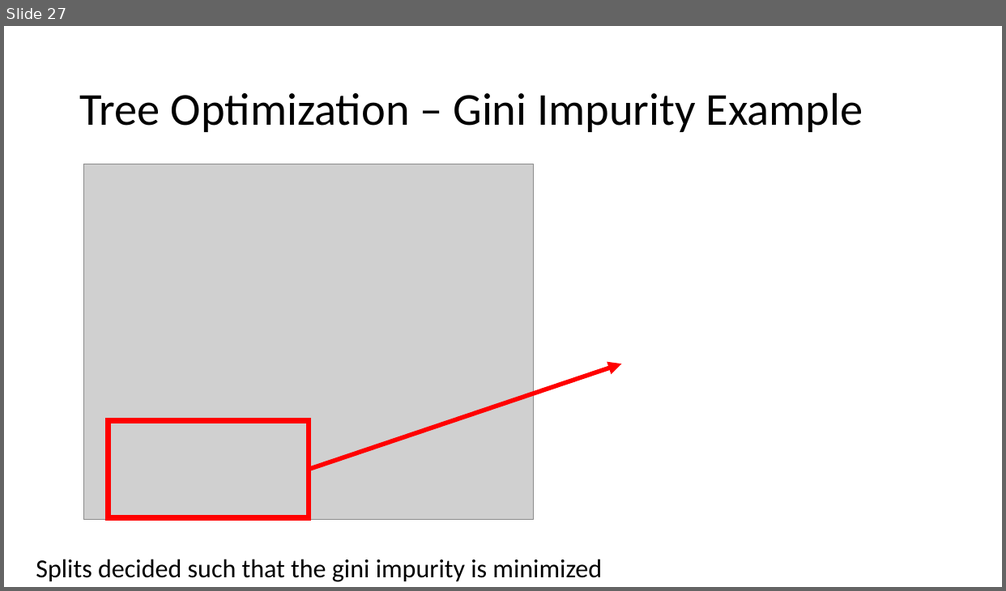
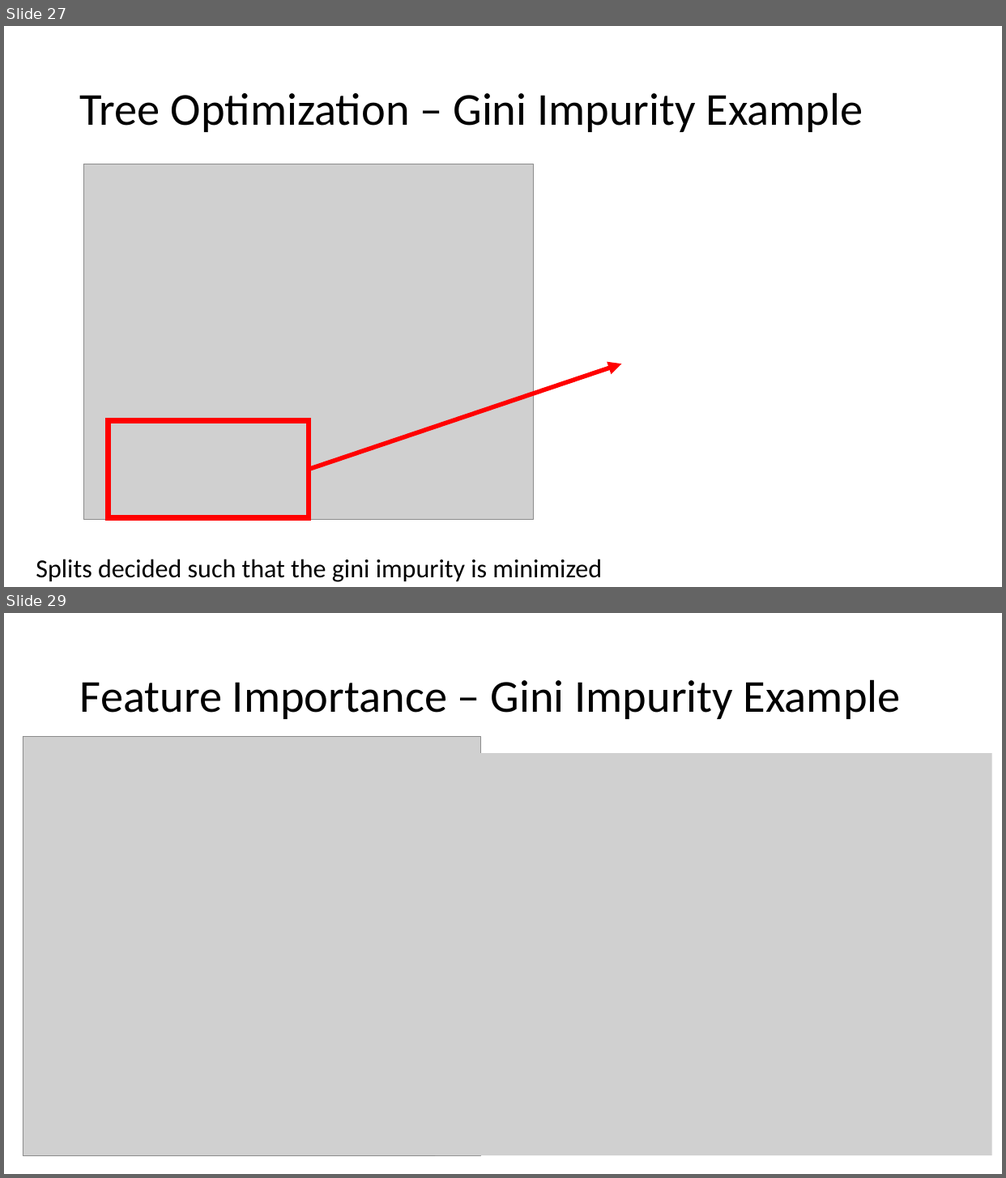
Before and after one commit to silburt/RF_DeepDive, a slide deck: presentation.pptx. Shown one above the other, each under a label of ours: slide 27 before the commit, slides 27 and 29 after it; the slides between them are not shown. The pictures are 1006x591 and 1006x1178 pixels, drawn with LibreOffice and Linux fonts; fonts in the diff are those of the drawing; grey boxes stand for pictures. Boxes give left, top, right and bottom in pixels: in the first picture for what was removed or moved away, otherwise in the second. Text is boxed around its words. In the diff, an @@ line names an element or a change of style, - is before the commit and + after.

```diff
--- a/presentation.pptx
+++ b/presentation.pptx
@@ slide 29 added at <box>4,613,1002,1174</box>, background #FFFFFF @@
@@ title added at <box>80,679,901,719</box>, 44 pt, text #000000 @@
+Feature Importance – Gini Impurity Example
@@ picture added at <box>23,736,480,1157</box> @@
@@ picture added at <box>435,753,992,1156</box> @@
```
Also in this commit, not shown: 7 slides changed, 3 other slides added, 4 other files.
